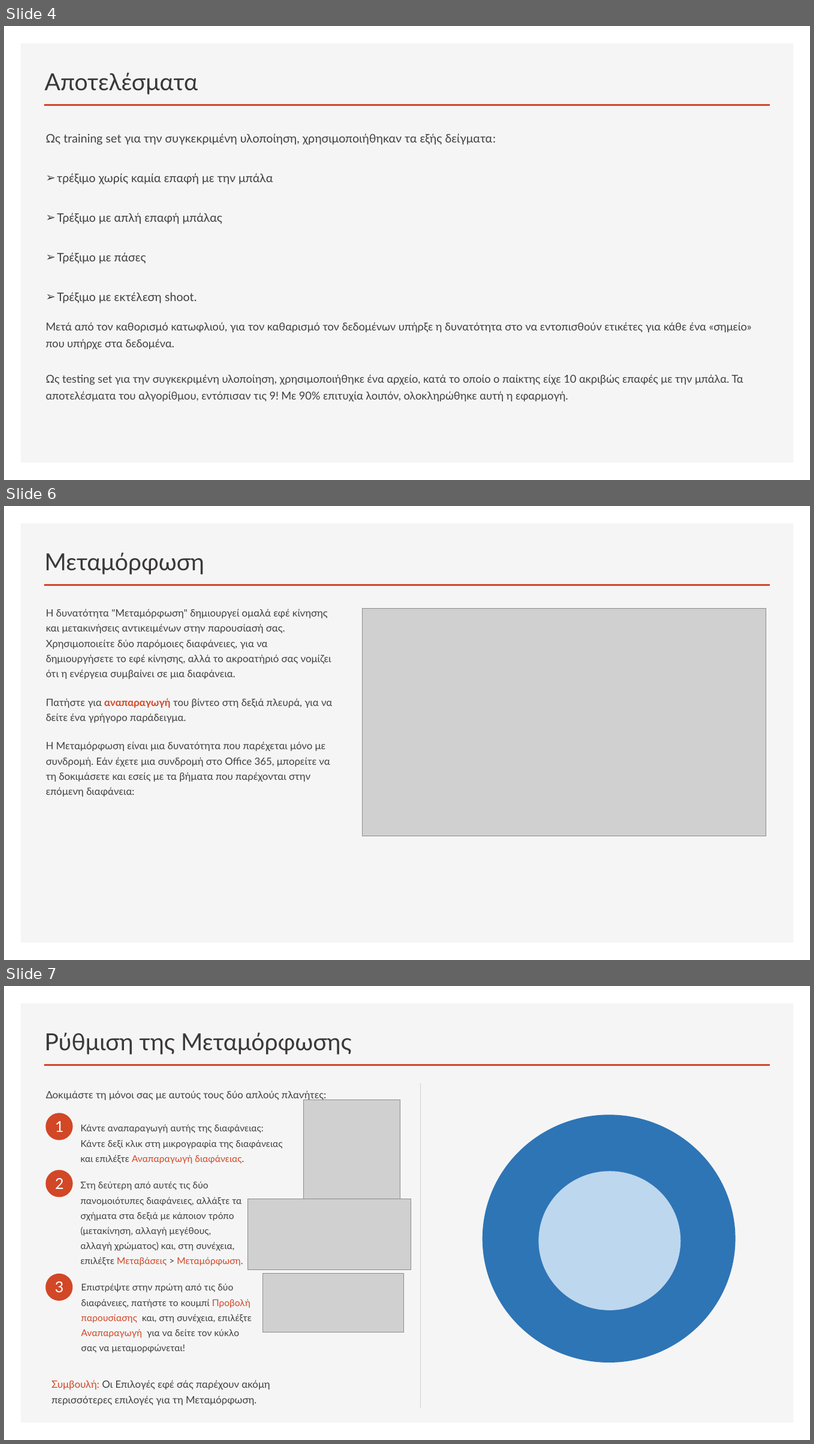
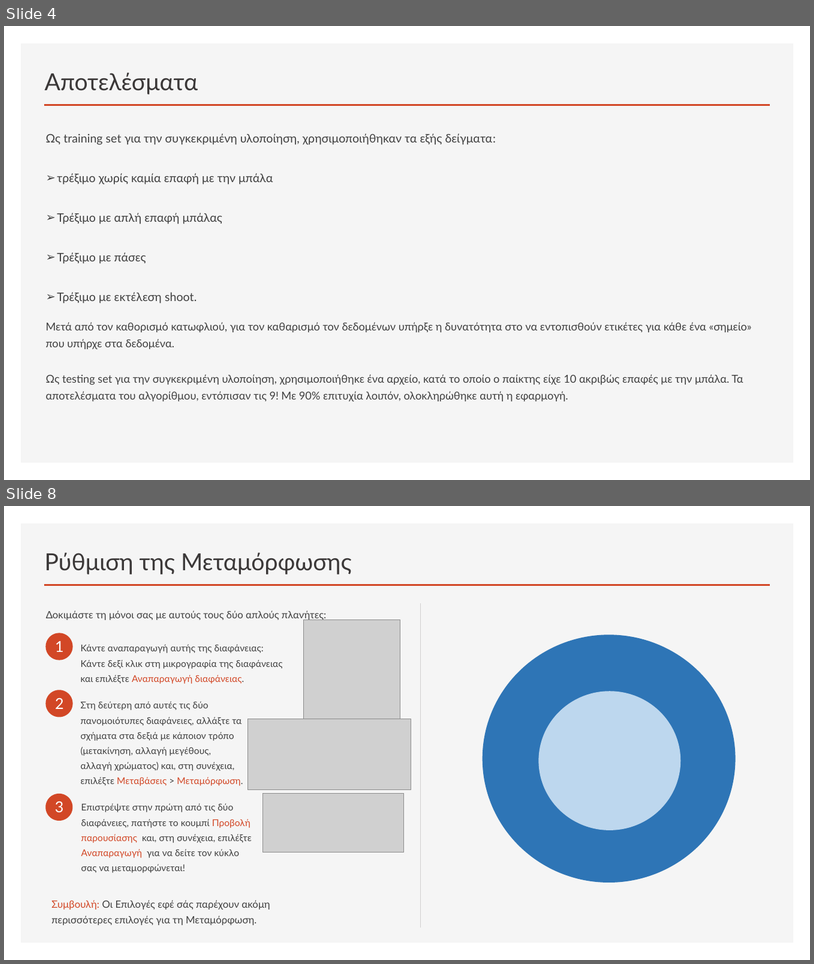
Before and after one commit to nikosbampis/Machine-Learning, a slide deck: machine-learning-12-13.pptx. Shown one above the other, each under a label of ours: slides 4, 6 and 7 before the commit, slides 4 and 8 after it; the slides between them are not shown. The pictures are 814x1444 and 814x964 pixels, drawn with LibreOffice and Linux fonts; fonts in the diff are those of the drawing; grey boxes stand for pictures. Boxes give left, top, right and bottom in pixels: in the first picture for what was removed or moved away, otherwise in the second. Text is boxed around its words. In the diff, an @@ line names an element or a change of style, - is before the commit and + after.

```diff
--- a/machine-learning-12-13.pptx
+++ b/machine-learning-12-13.pptx
@@ slide 6 removed at bbox=[4, 506, 810, 960], background #FFFFFF; not listed: 2 template elements that a slide beside it also shows @@
@@ title removed at bbox=[45, 552, 205, 574] @@
-Μεταμόρφωση
@@ text removed at bbox=[46, 609, 332, 796] @@
-Η δυνατότητα "Μεταμόρφωση" δημιουργεί ομαλά εφέ κίνησης και μετακινήσεις αντικειμένων στην παρουσίασή σας. Χρησιμοποιείτε δύο παρόμοιες διαφάνειες, για να δημιουργήσετε το εφέ κίνησης, αλλά το ακροατήριό σας νομίζει ότι η ενέργεια συμβαίνει σε μια διαφάνεια.
-Πατήστε για αναπαραγωγή του βίντεο στη δεξιά πλευρά, για να δείτε ένα γρήγορο παράδειγμα.
-Η Μεταμόρφωση είναι μια δυνατότητα που παρέχεται μόνο με συνδρομή. Εάν έχετε μια συνδρομή στο Office 365, μπορείτε να τη δοκιμάσετε και εσείς με τα βήματα που παρέχονται στην επόμενη διαφάνεια:
@@ picture removed at bbox=[363, 608, 767, 835] @@
@@ what was slide 7 is now slide 8 @@
```
Also in this commit, not shown: 1 slide changed, 2 slides added.
